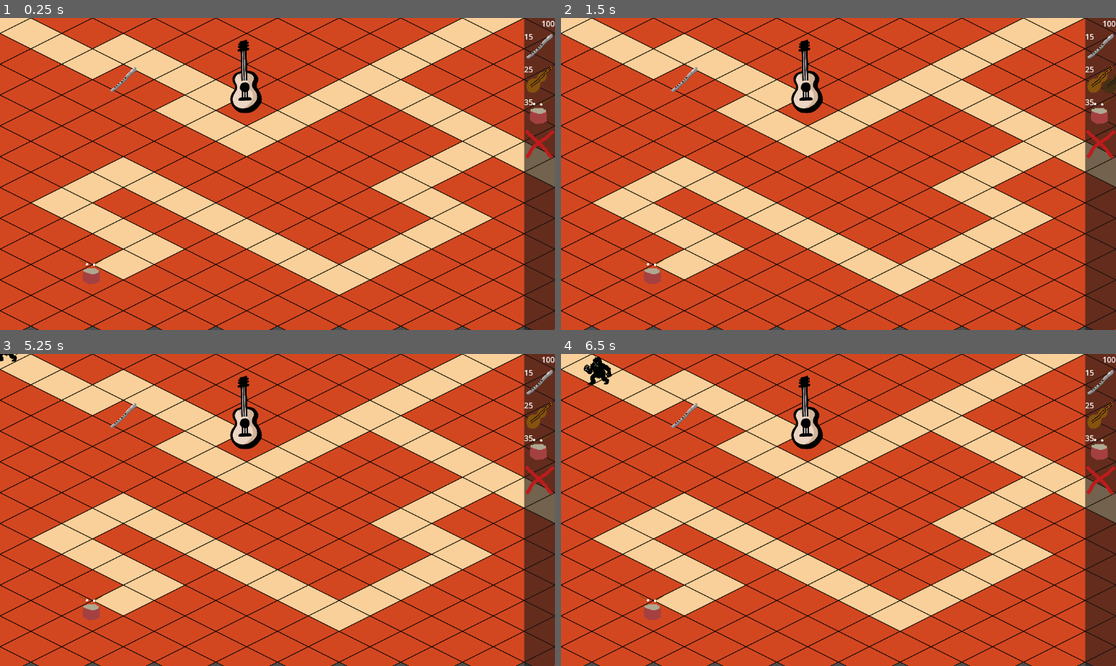
Above: before the commit, frames 1-4 (two rows, left to right).
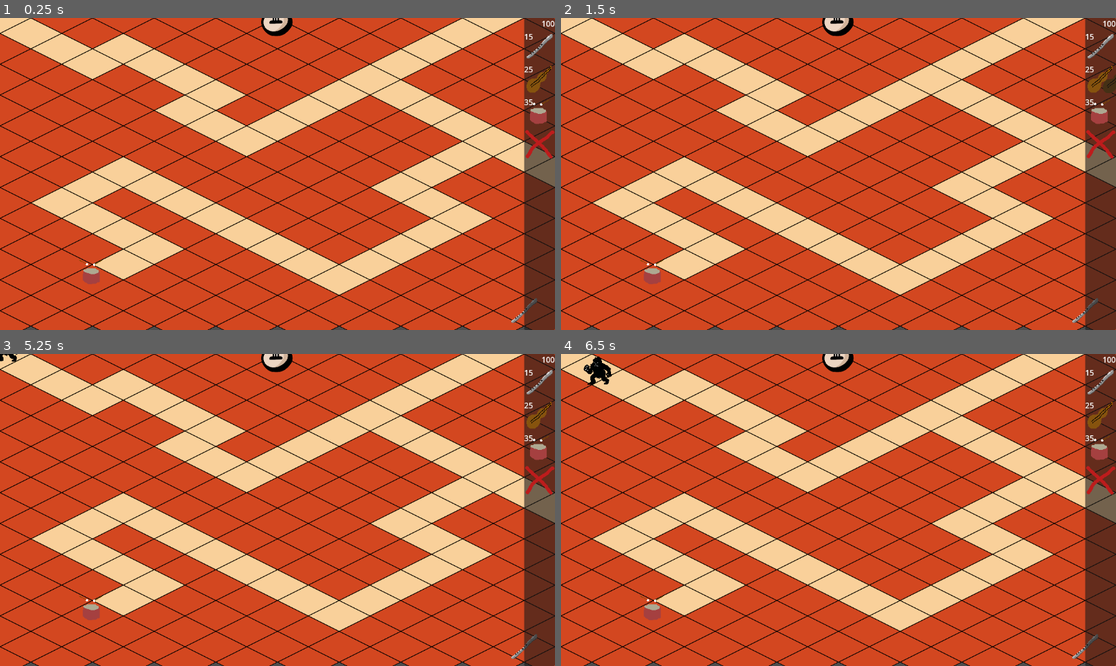
Above: after the commit, the same moments.

Repository: HedgeLizards/lout
Game: Godot game, scene res://scenes/world.tscn
Two runs of this game, one before a commit and one after it. Both use one fixed random seed, a clock stepped at 60 frames per second and the inputs below.
Inputs (mouse positions are in pixels of both pictures, inside the frame that each line leads up to):
- Up to frame 1 (0.25 s): no input
- Up to frame 2 (1.5 s): tap Enter at 0.5 s; move the mouse to (1099, 46) at 0.52 s; click (1099, 46) at 0.67 s; tap Space at 1.25 s; move the mouse to (1099, 80) at 1.27 s; click (1099, 80) at 1.42 s
- Up to frame 3 (5.25 s): tap Enter at 2, 3.5 s; move the mouse to (538, 447) at 2.02 s; click (538, 447) at 2.17 s; tap Space at 2.75, 4.25 s; move the mouse to (538, 481) at 2.77 s; click (538, 481) at 2.92 s; move the mouse to (444, 556) at 3.52 s; click (444, 556) at 3.67 s; move the mouse to (111, 463) at 4.27 s; click (111, 463) at 4.42 s; move the mouse to (305, 510) at 5.02 s; click (305, 510) at 5.17 s
- Up to frame 4 (6.5 s): move the mouse to (755, 432) at 5.77 s; click (755, 432) at 5.92 s

The runs differ from the first frame. In frame 1, 1.2% of the frame differs, in the area x 19-97%, y 0-98%; in frame 2, 1.2%; in frame 3, 1.2%; in frame 4, 1.2%.

Commit message:
culture gain

Diff:
--- a/code/enemy.gd
+++ b/code/enemy.gd
@@ -54,4 +54,5 @@
 		defeat()
 
 func defeat():
+	Culture.culture += gain
 	queue_free()
--- a/scenes/level.tscn
+++ b/scenes/level.tscn
@@ -64,7 +64,7 @@
 position = Vector2(192, 528)
 
 [node name="Guitar" parent="Towers" instance=ExtResource("5_ppgk2")]
-position = Vector2(512, 192)
+position = Vector2(576, 32)
 
 [node name="Flute" parent="Towers" instance=ExtResource("5_2r41h")]
-position = Vector2(256, 128)
+position = Vector2(1088, 608)
